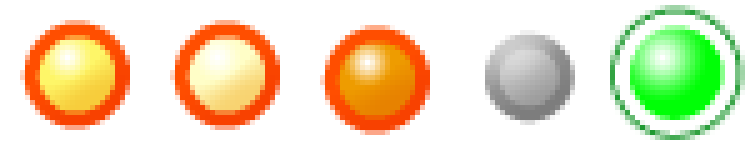
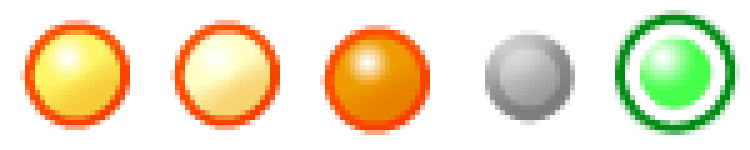
Two versions of the same layered image (w=750, h=150). Layer-by-layer changes:
painted on "sweet (копия) 5" over [615, 10, 740, 135]
